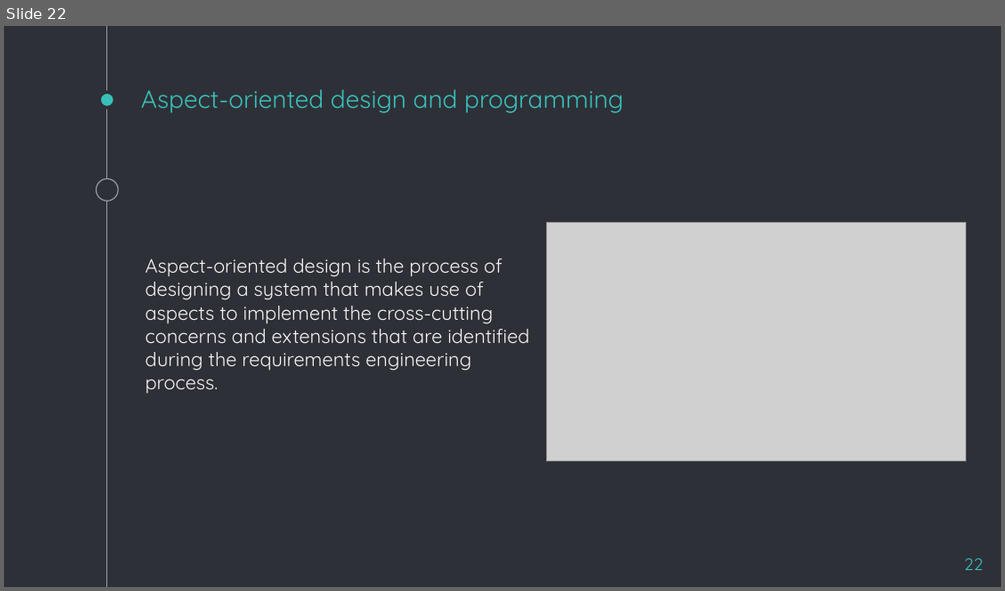
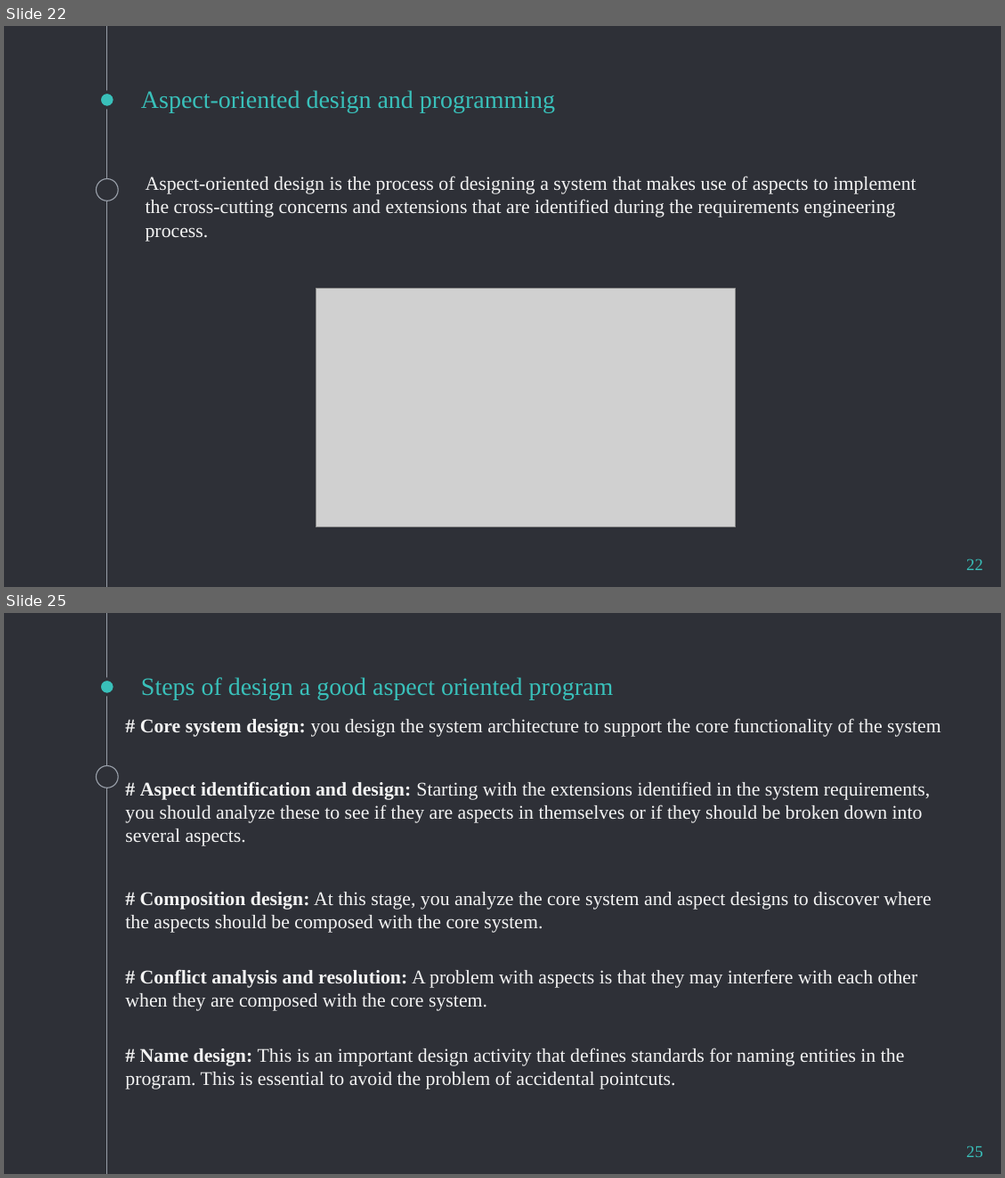
Before and after one commit to amirjani/methodology-confress, a slide deck: Aspect-Oriented-Software-Development.pptx. Shown one above the other, each under a label of ours: slide 22 before the commit, slides 22 and 25 after it; the slides between them are not shown. The pictures are 1005x591 and 1005x1178 pixels, drawn with LibreOffice and Linux fonts; fonts in the diff are those of the drawing; grey boxes stand for pictures. Boxes give left, top, right and bottom in pixels: in the first picture for what was removed or moved away, otherwise in the second. Text is boxed around its words. In the diff, an @@ line names an element or a change of style, - is before the commit and + after.

```diff
--- a/Aspect-Oriented-Software-Development.pptx
+++ b/Aspect-Oriented-Software-Development.pptx
@@ slide 25 added at (x1=4, y1=613, x2=1001, y2=1174), background #2E3037; not listed: 3 template elements that a slide beside it also shows @@
@@ title added at (x1=141, y1=677, x2=614, y2=700), 18 pt, text #39C0BA @@
+Steps of design a good aspect oriented program
@@ text added at (x1=125, y1=718, x2=941, y2=1089), 14 pt, text #F3F3F3 @@
+# Core system design: you design the system architecture to support the core functionality of the system
+# Aspect identification and design: Starting with the extensions identified in the system requirements, you should analyze these to see if they are aspects in themselves or if they should be broken down into several aspects.
+# Composition design: At this stage, you analyze the core system and aspect designs to discover where the aspects should be composed with the core system.
+# Conflict analysis and resolution: A problem with aspects is that they may interfere with each other when they are composed with the core system.
+# Name design: This is an important design activity that defines standards for naming entities in the program. This is essential to avoid the problem of accidental pointcuts.
@@ page number added at (x1=966, y1=1145, x2=983, y2=1157), 12 pt, text #39C0BA @@
+25
@@ slide 22 changed as well @@
@@ font Quicksand to Times New Roman in 3 elements at (x1=141, y1=90, x2=555, y2=113), (x1=966, y1=558, x2=983, y2=570), (x1=146, y1=176, x2=916, y2=241) @@
@@ text "Aspect-oriented design is the process ..." moved from (x1=146, y1=258, x2=529, y2=393) to (x1=146, y1=176, x2=916, y2=241) @@
@@ picture moved from (x1=546, y1=223, x2=966, y2=460) to (x1=316, y1=289, x2=736, y2=526) @@
```
Also in this commit, not shown: 19 other slides changed, 5 other slides added, 1 slide removed, 7 other files.
